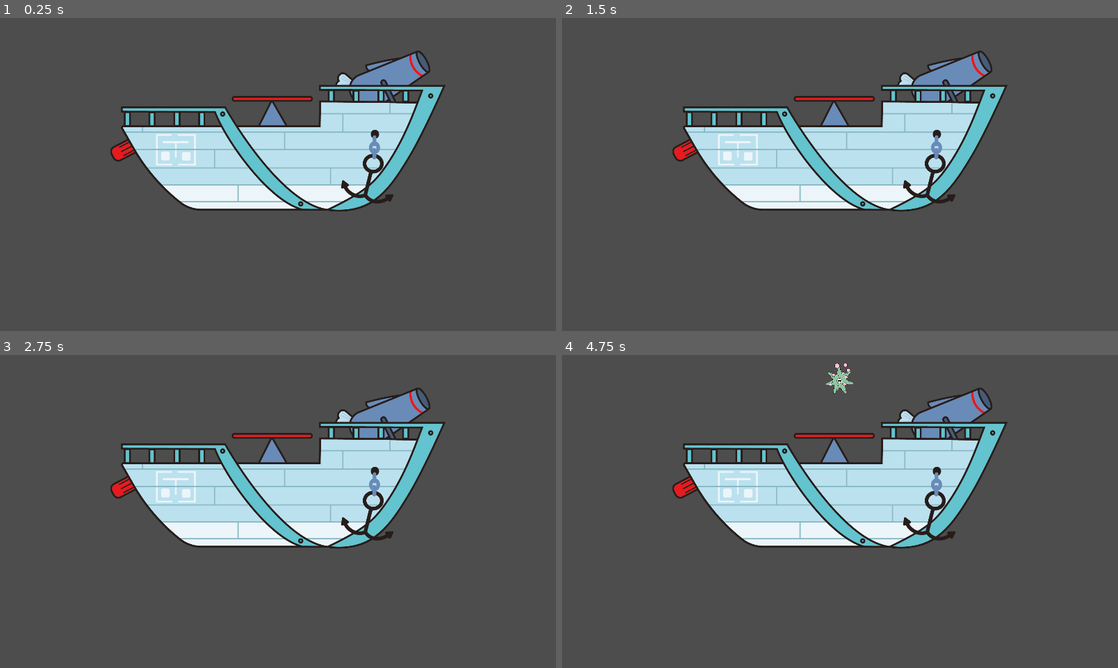
Above: before the commit, frames 1-4 (two rows, left to right).
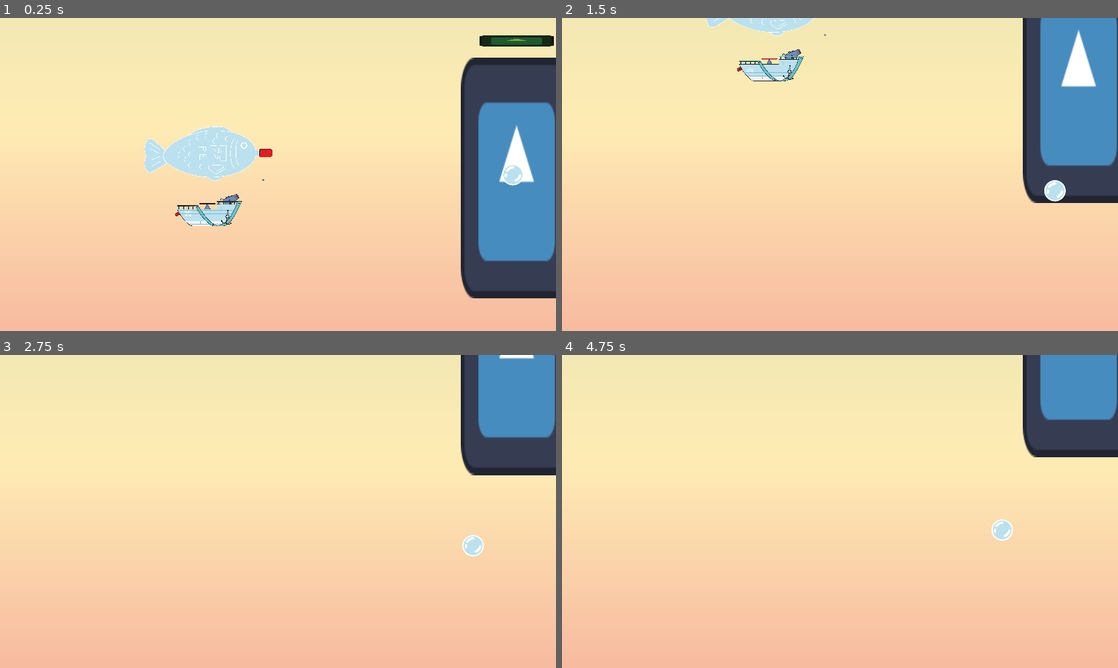
Above: after the commit, the same moments.

Repository: TheJP/GlobalGameJam2025
Game: Godot game, scene res://level/level_test_jp.tscn
The game is run twice, just before and just after one commit, with the same random seed, the same clock (stepped at 60 frames per second) and the same inputs. This scene is started directly instead of the project's main scene. The engine's default icon, where the game draws it, is replaced by a stand-in: a white triangle on a blue panel in a dark square.
Inputs:
- Up to frame 1 (0.25 s): no input
- Up to frame 2 (1.5 s): no input
- Up to frame 3 (2.75 s): no input
- Up to frame 4 (4.75 s): no input

The runs differ from the first frame. In frame 1, 94% of the frame differs, in the area x 0-100%, y 0-100%; in frame 2, 97%; in frame 3, 98%; in frame 4, 98%.

Commit message:
Made boss shoot bubbles

Diff:
--- a/enemies/boss/boss.gd
+++ b/enemies/boss/boss.gd
@@ -4,17 +4,24 @@
 
 @export var swim_speed := 10.0
 @export var max_health := 100.0
+@export var min_spawn_interval := 0.0
+@export var max_spawn_interval := 10.0
+@export var shoot_range := 2000.0
 var health := max_health / 3.0
 
 
 var _boat: Boat
+var _boat_fish: Node2D
 var _float_tween: Tween
+var _boss_bullet_scene: PackedScene = preload("res://enemies/boss/boss_bullet.tscn")
+var _next_bullet := 0.0
 
 
 func _ready() -> void:
 	var fish := get_tree().get_first_node_in_group("fish")
 	if fish:
 		_boat = fish.get_parent()
+		_boat_fish = fish
 	_float_tween = create_tween()
 	_float_tween.set_ease(Tween.EASE_IN_OUT)
 	_float_tween.set_trans(Tween.TRANS_SINE)
@@ -31,7 +38,25 @@
 		else:
 			global_position.y += sign(y_distance) * swim_speed * delta
 
+		if Time.get_ticks_msec() >= _next_bullet:
+			if global_position.distance_squared_to(_boat.global_position) <= shoot_range * shoot_range:
+				var areas := _boat_fish.find_children("*", "Sprite2D", true)
+				var bullet_position := global_position
+				var direction: Vector2
+				if areas.is_empty():
+					direction = _boat_fish.global_position - bullet_position
+				else:
+					direction = areas[0].global_position - bullet_position
+				var bullet: BossBullet = _boss_bullet_scene.instantiate()
+				bullet.global_position = bullet_position
+				bullet.direction = direction.normalized()
+				get_parent().add_child(bullet)
+			_next_bullet = randf_range(min_spawn_interval, max_spawn_interval) * 1000 + Time.get_ticks_msec()
+
 
 func _on_body_area_entered(area: Area2D) -> void:
-	health = min(0.0, health - 5.0)
-	%Health.update_health(health / max_health)
+	if area.is_in_group("player_bullet"):
+		health = min(0.0, health - 5.0)
+		%Health.update_health(health / max_health)
+	if health <= 0.0:
+		queue_free() # TODO: Animation
--- a/enemies/boss/boss.tscn
+++ b/enemies/boss/boss.tscn
@@ -14,6 +14,8 @@
 swim_speed = 50.0
 
 [node name="Body" type="Area2D" parent="." groups=["enemy"]]
+collision_layer = 8
+collision_mask = 16
 
 [node name="Sprite2D" type="Sprite2D" parent="Body"]
 scale = Vector2(3, 6.5)
--- /dev/null
+++ b/enemies/boss/boss_bullet.gd
@@ -0,0 +1,40 @@
+class_name BossBullet
+extends Area2D
+
+
+@export var fly_speed := 50.0
+@export var wavyness := 1.0
+var direction := Vector2.LEFT
+
+
+var _destroyed := false
+var _random_speed := 0.0
+var _spawn_time := 0.0
+
+
+func _ready() -> void:
+	direction = direction.normalized()
+	_random_speed = randf_range(-1.0, 1.0) * (fly_speed * 0.2)
+	_spawn_time = Time.get_ticks_msec()
+
+
+func _process(delta: float) -> void:
+	position += direction * ((fly_speed + _random_speed) * delta)
+	var perpendicular := Vector2(direction.y, -direction.x)
+	position += perpendicular * (sin((Time.get_ticks_msec() - _spawn_time) / 1000.0) * wavyness)
+
+
+func _on_area_entered(area: Area2D) -> void:
+	if not area.is_in_group("fish") and not area.is_in_group("player_bullet"):
+		return
+	if _destroyed:
+		return
+	_destroyed = true;
+
+	var tween := create_tween()
+	tween.tween_property(self, "scale", Vector2.ZERO, 0.05)
+	tween.tween_callback(func() -> void: queue_free())
+
+
+func _on_despawn_timer_timeout() -> void:
+	queue_free()
--- /dev/null
+++ b/enemies/boss/boss_bullet.tscn
@@ -0,0 +1,26 @@
+[gd_scene load_steps=4 format=3 uid="uid://bv40qyrwsekle"]
+
+[ext_resource type="Script" path="res://enemies/boss/boss_bullet.gd" id="1_3xl2x"]
+[ext_resource type="Texture2D" uid="uid://oxevkucxww61" path="res://enemies/boss/boss_bullet.png" id="1_kenfx"]
+
+[sub_resource type="CircleShape2D" id="CircleShape2D_k56r5"]
+radius = 38.0789
+
+[node name="BossBullet" type="Area2D" groups=["enemy"]]
+collision_layer = 8
+collision_mask = 18
+script = ExtResource("1_3xl2x")
+
+[node name="Sprite2D" type="Sprite2D" parent="."]
+texture = ExtResource("1_kenfx")
+
+[node name="CollisionShape2D" type="CollisionShape2D" parent="."]
+shape = SubResource("CircleShape2D_k56r5")
+
+[node name="DespawnTimer" type="Timer" parent="."]
+wait_time = 100.0
+one_shot = true
+autostart = true
+
+[connection signal="area_entered" from="." to="." method="_on_area_entered"]
+[connection signal="timeout" from="DespawnTimer" to="." method="_on_despawn_timer_timeout"]
--- a/enemies/dropper/dropping.gd
+++ b/enemies/dropper/dropping.gd
@@ -27,6 +27,6 @@
 		tween.set_parallel(true)
 		tween.tween_property($Sprite2D, "modulate", Color($Sprite2D.modulate, 0), 1.5)
 		tween.set_trans(Tween.TRANS_ELASTIC)
-		tween.tween_property($Sprite2D, "scale", $Sprite2D.scale * 2, 0.7)
+		tween.tween_property($Sprite2D, "scale", $Sprite2D.scale * 1.5, 0.7)
 		tween.set_parallel(false)
 		tween.tween_callback(func() -> void: queue_free())
--- a/level/level_test_jp.tscn
+++ b/level/level_test_jp.tscn
@@ -1,15 +1,19 @@
-[gd_scene load_steps=3 format=3 uid="uid://cpahhbkfbi742"]
+[gd_scene load_steps=5 format=3 uid="uid://cpahhbkfbi742"]
 
+[ext_resource type="PackedScene" uid="uid://d2ihot7rs53q7" path="res://background/background.tscn" id="1_4ubko"]
 [ext_resource type="PackedScene" uid="uid://coo4vnsykx1i1" path="res://boat/boat.tscn" id="1_mgfuu"]
 [ext_resource type="PackedScene" uid="uid://cbpionso82r22" path="res://enemies/dropper/dropper.tscn" id="2_ppind"]
+[ext_resource type="PackedScene" uid="uid://cinovrrfl57s" path="res://enemies/boss/boss.tscn" id="4_qjsig"]
 
 [node name="Level" type="Node2D"]
 
-[node name="Boat" parent="." instance=ExtResource("1_mgfuu")]
-scale = Vector2(1, 1)
-
-[node name="Camera2D" type="Camera2D" parent="."]
+[node name="Background" parent="." instance=ExtResource("1_4ubko")]
 
 [node name="Enemies" type="Node2D" parent="."]
 
 [node name="Dropper" parent="Enemies" instance=ExtResource("2_ppind")]
+
+[node name="Boat" parent="." instance=ExtResource("1_mgfuu")]
+position = Vector2(720, 773)
+
+[node name="Boss" parent="." instance=ExtResource("4_qjsig")]
--- a/project.godot
+++ b/project.godot
@@ -31,8 +31,8 @@
 
 [global_group]
 
+enemy="Bullets or enemies that can hit the fish"
 fish="The layer of the fish bubble of the ship"
-enemy="Bullets or enemies that can hit the fish"
 player_bullet="The bullets shot by the players"
 
 [input]
Binary file added: enemies/boss/boss_bullet.png
Not shown, added: enemies/boss/boss_bullet.png.import
